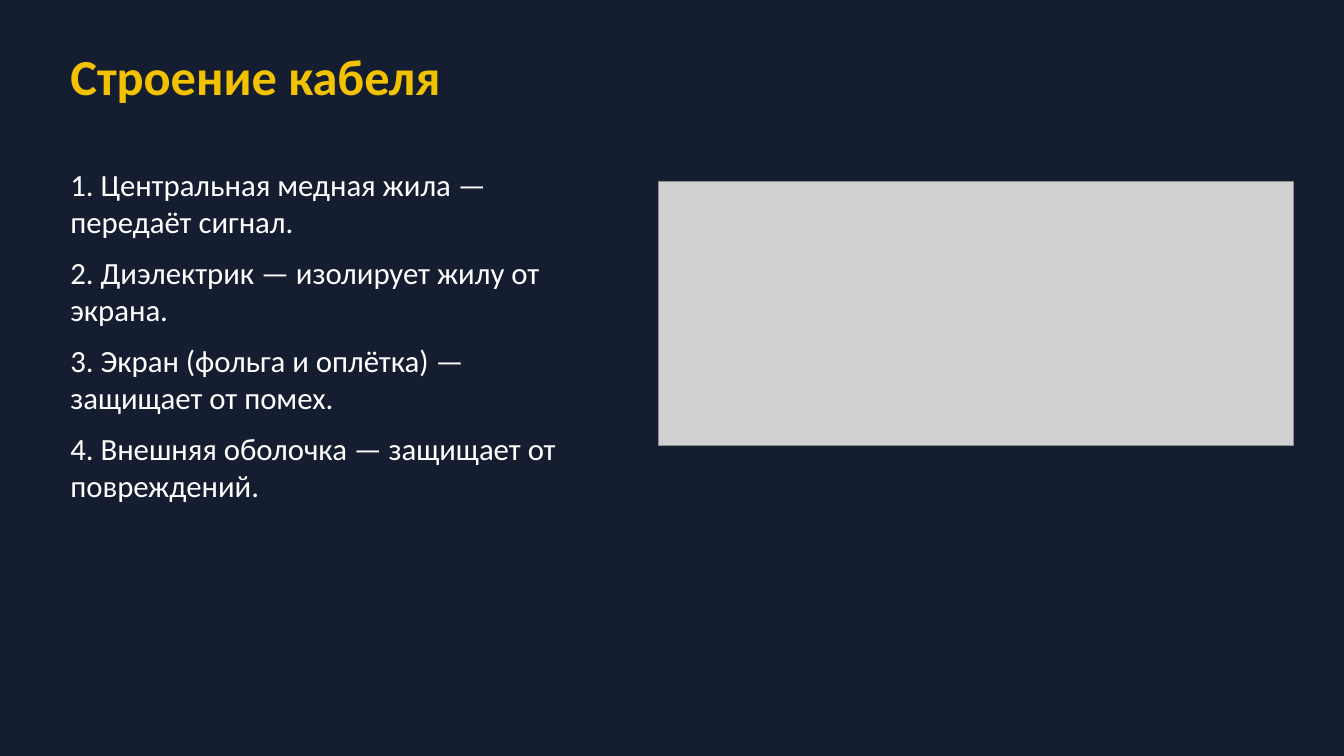
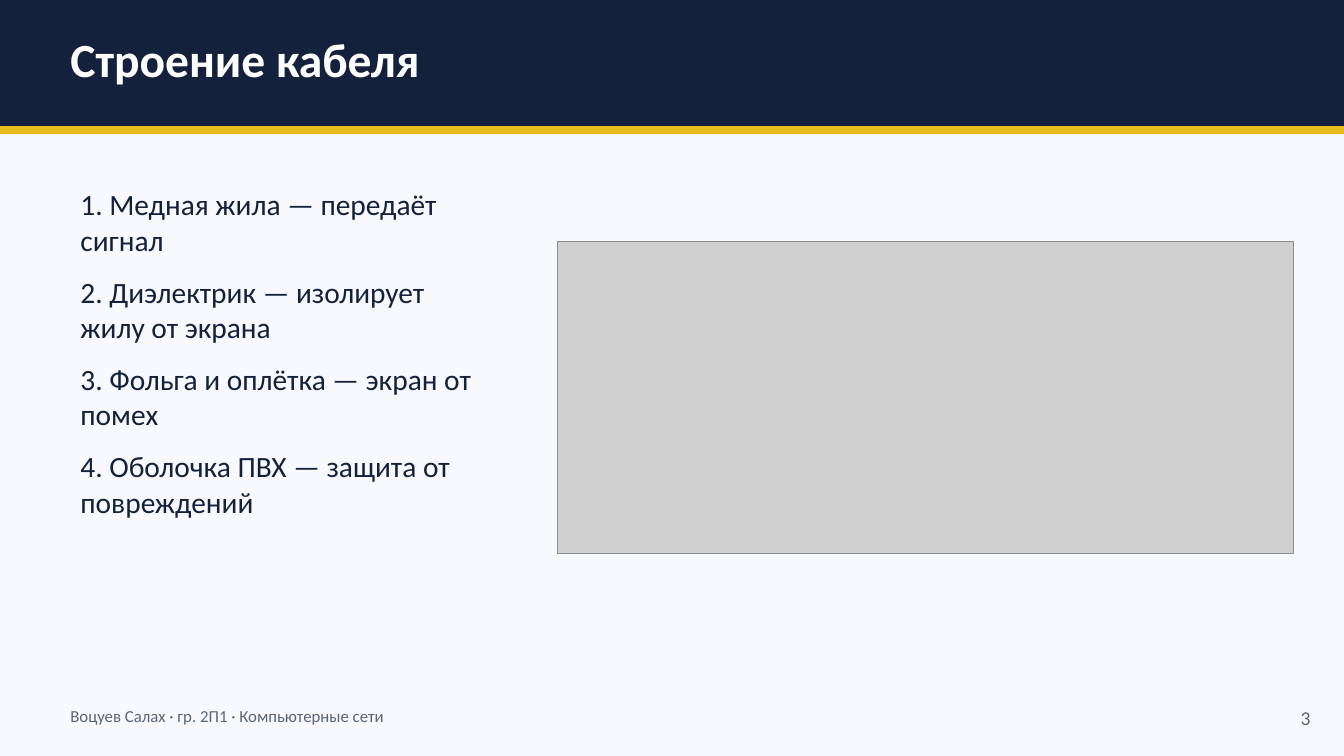
Before and after one commit to salahvocuev96-lang/di.style, a slide deck: slide 3 of presentation/Толстый_коаксиальный_кабель.pptx. Drawn at 1344x756 pixels with LibreOffice and Linux fonts; fonts in the diff are those of the drawing; grey boxes stand for pictures. Boxes give left, top, right and bottom in pixels: in the first picture for what was removed or moved away, otherwise in the second. Text is boxed around its words. In the diff, an @@ line names an element or a change of style, - is before the commit and + after.

```diff
--- a/presentation/Толстый_коаксиальный_кабель.pptx
+++ b/presentation/Толстый_коаксиальный_кабель.pptx
@@ background #141E30 to #F8F9FC @@
@@ rectangle added at (0,0,1344,126), fill #14213D @@
@@ text "Строение кабеля": place and size @@
-text "Строение кабеля" at (70,60,440,103)
+text "Строение кабеля" at (70,44,419,85)
@@ text "Строение кабеля" at (70,44,419,85): size 36 to 34 pt, text colour #F2C200 to #FFFFFF; less space between paragraphs @@
@@ rectangle added at (0,126,1344,134), fill #E8BC1C @@
@@ text at (80,195,471,518): text changed; size 22 to 21 pt; text colour #FFFFFF to #14213D @@
-1. Центральная медная жила — передаёт сигнал.
-2. Диэлектрик — изолирует жилу от экрана.
-3. Экран (фольга и оплётка) — защищает от помех.
-4. Внешняя оболочка — защищает от повреждений.
+1. Медная жила — передаёт сигнал
+2. Диэлектрик — изолирует жилу от экрана
+3. Фольга и оплётка — экран от помех
+4. Оболочка ПВХ — защита от повреждений
@@ picture removed at (658,181,1294,446) @@
@@ picture added at (558,242,1294,554) @@
@@ text added at (70,711,384,725), 12 pt, text #5A6478 @@
+Воцуев Салах · гр. 2П1 · Компьютерные сети
@@ text added at (1301,712,1311,725), 14 pt, text #5A6478 @@
+3
```
Also in this commit, not shown: 5 other slides changed, 1 slide added, 1 slide removed.
